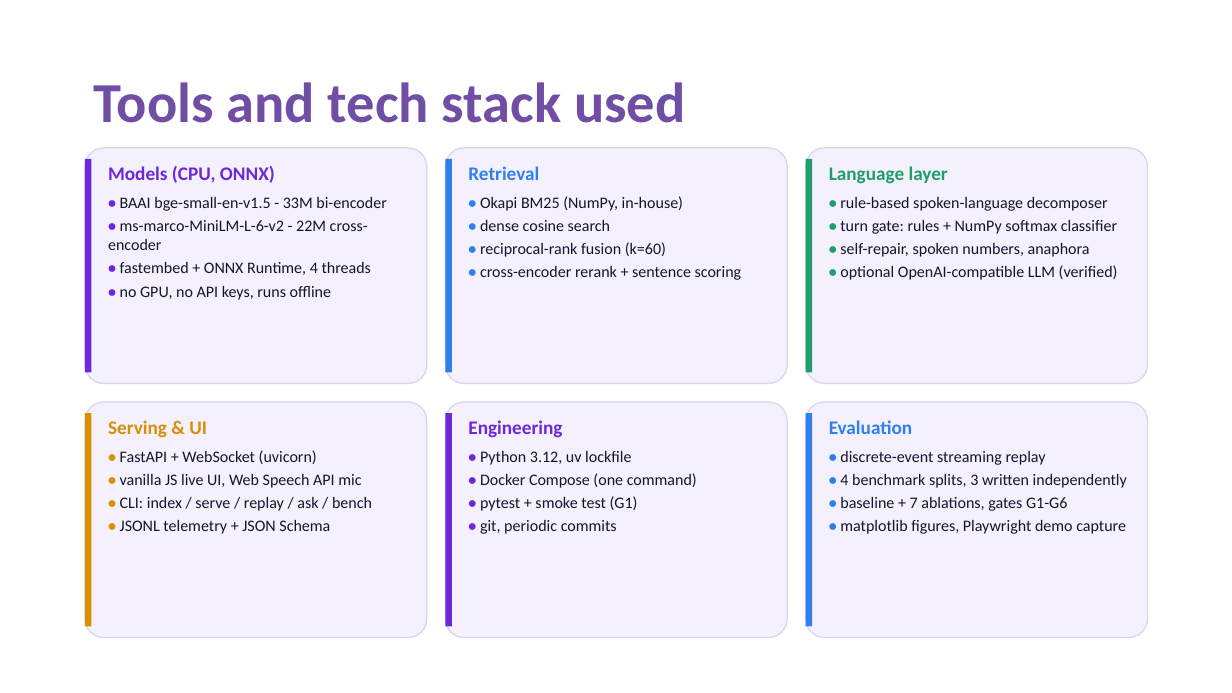
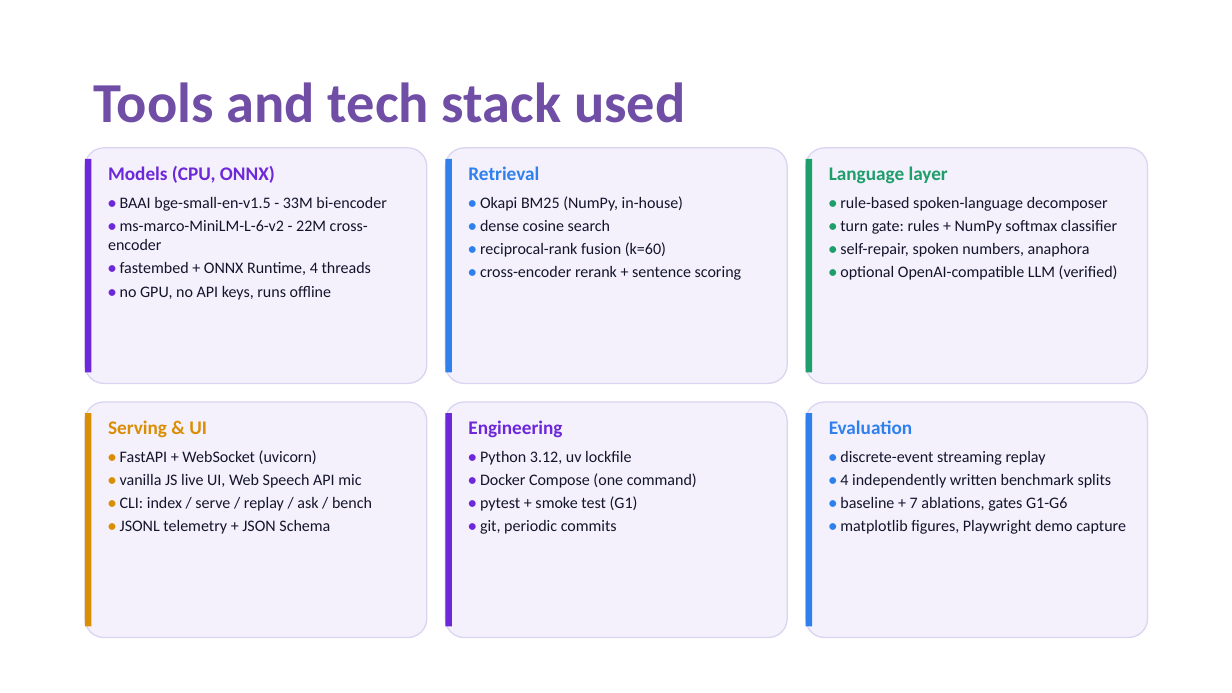
Before and after one commit to abhyuday404/DuplexRAG, a slide deck: slide 6 of submission/VITV_Pokermons_Submission.pptx. Drawn at 1232x693 pixels with LibreOffice and Linux fonts; fonts in the diff are those of the drawing. Boxes give left, top, right and bottom in pixels: in the first picture for what was removed or moved away, otherwise in the second. Text is boxed around its words. In the diff, an @@ line names an element or a change of style, - is before the commit and + after.

```diff
--- a/submission/VITV_Pokermons_Submission.pptx
+++ b/submission/VITV_Pokermons_Submission.pptx
@@ text at (x1=840, y1=474, x2=1112, y2=488): text changed @@
-• 4 benchmark splits, 3 written independently
+• 4 independently written benchmark splits
```
Also in this commit, not shown: 6 other slides changed, 34 other files.
